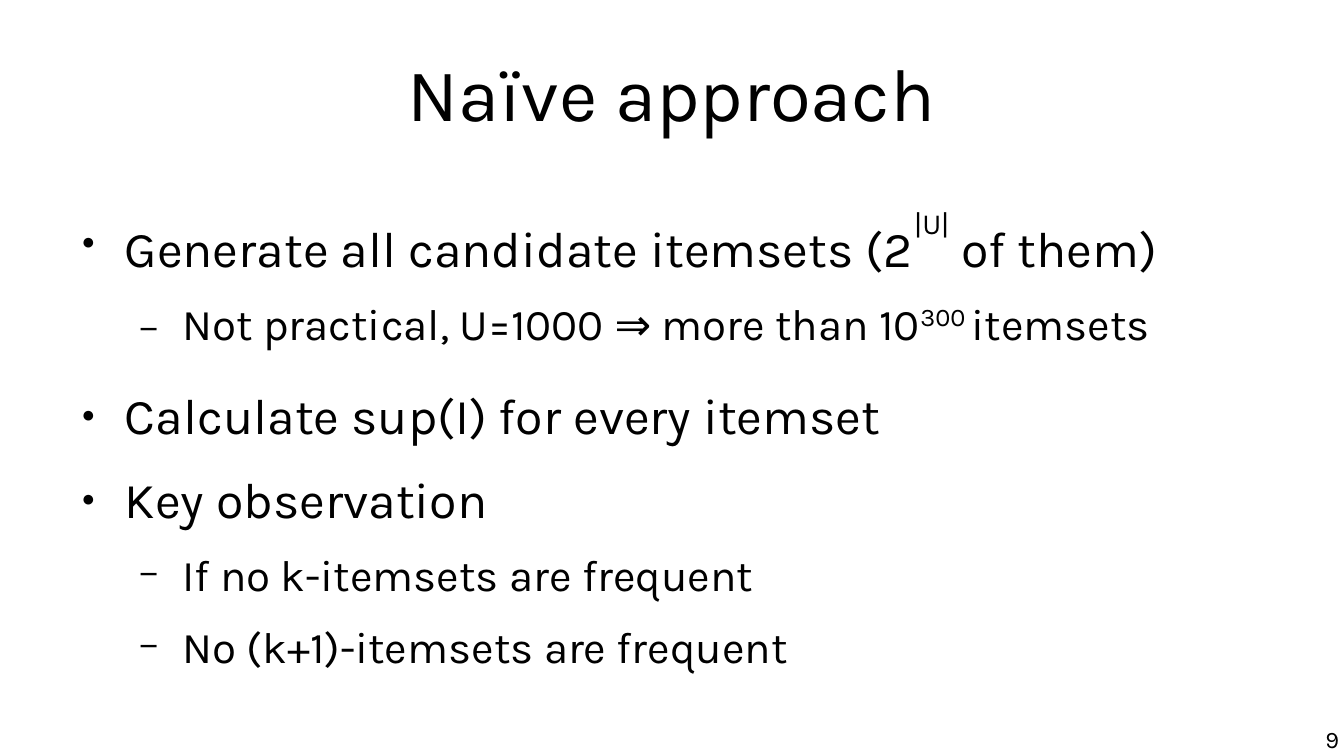
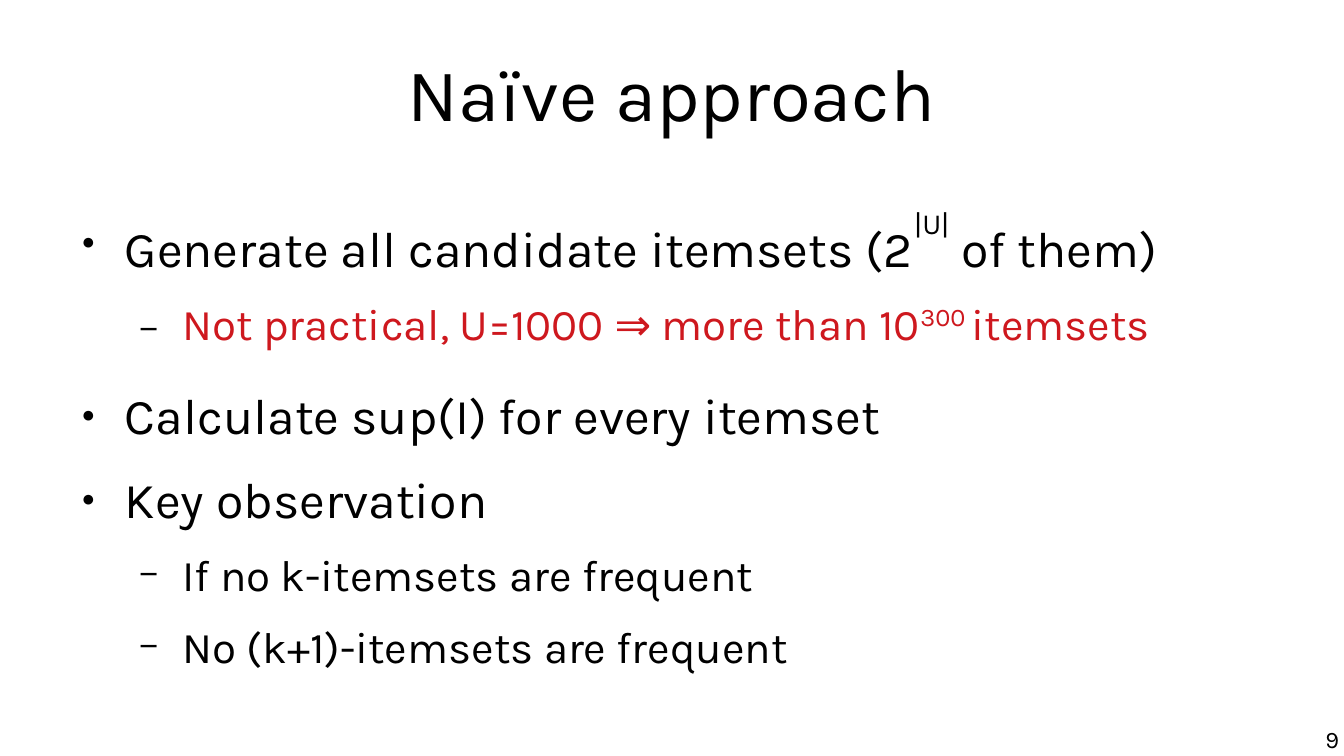
Before and after one commit to marco-calautti/data-mining-course, a slide deck: slide 9 of theory/tt06_association_rule_mining.odp. Drawn at 1344x756 pixels with LibreOffice and Linux fonts; fonts in the diff are those of the drawing. Boxes give left, top, right and bottom in pixels: in the first picture for what was removed or moved away, otherwise in the second. Text is boxed around its words. In the diff, an @@ line names an element or a change of style, - is before the commit and + after.

```diff
--- a/theory/tt06_association_rule_mining.odp
+++ b/theory/tt06_association_rule_mining.odp
@@ text at (182,310,1150,351): text colour #000000 to #CE181E in "Not practical, U=1000 ⇒ more than 10300 ..." @@
```
Also in this commit, not shown: 13 other slides changed, 2 slides added.
